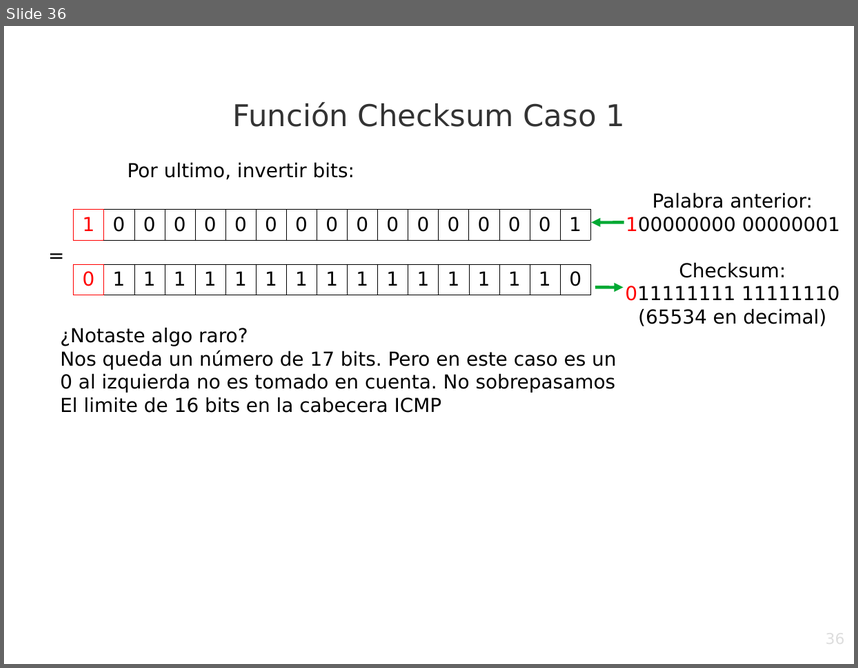
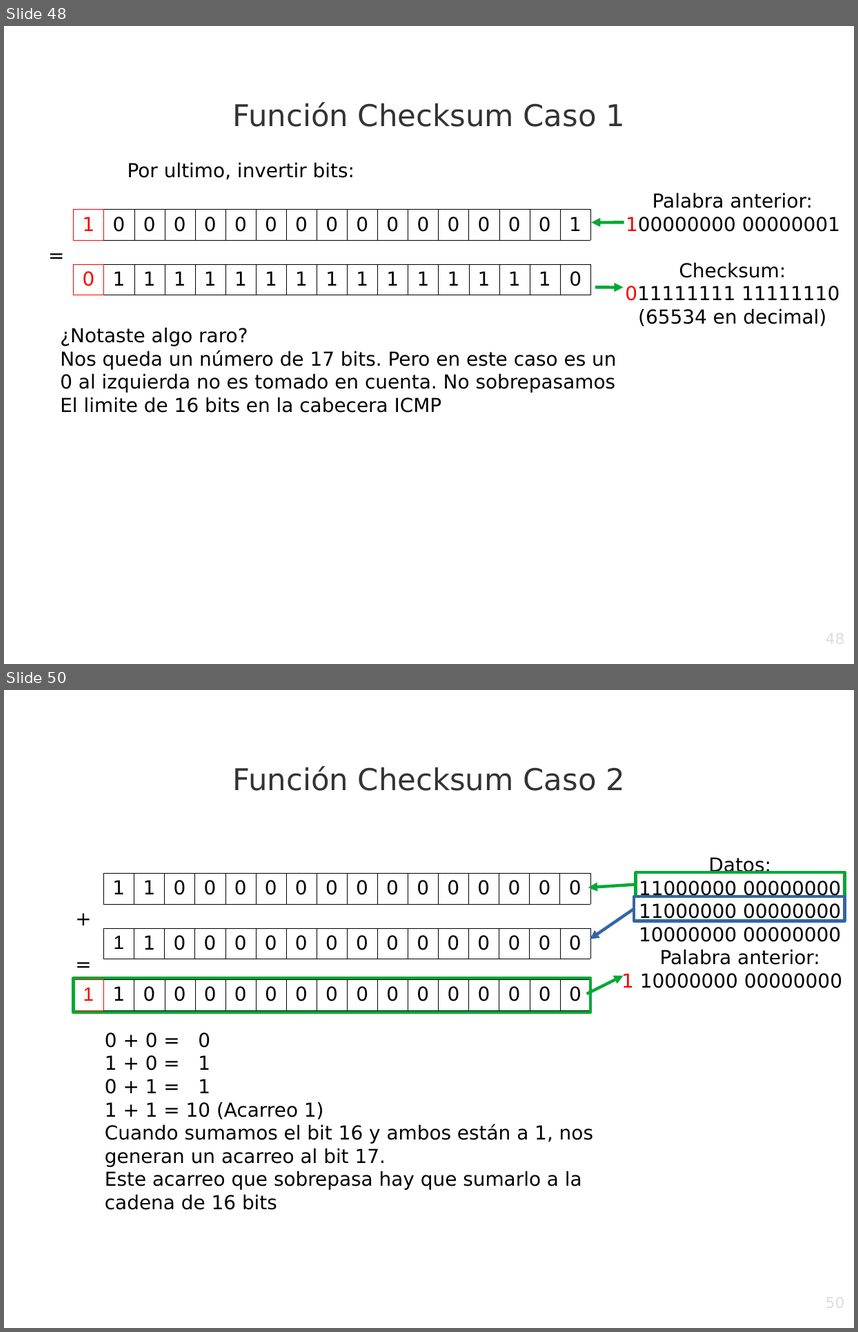
Before and after one commit to srealmoreno/Python, a slide deck: PING/ping.odp. Shown one above the other, each under a label of ours: slide 36 before the commit, slides 48 and 50 after it; the slides between them are not shown. The pictures are 858x668 and 858x1332 pixels, drawn with LibreOffice and Linux fonts; fonts in the diff are those of the drawing; background and template pictures are left out. Boxes give left, top, right and bottom in pixels: in the first picture for what was removed or moved away, otherwise in the second. Text is boxed around its words. In the diff, an @@ line names an element or a change of style, - is before the commit and + after.

```diff
--- a/PING/ping.odp
+++ b/PING/ping.odp
@@ slide 50 added at (4, 690, 854, 1328), background picture (left out) @@
@@ text added at (233, 766, 625, 791), 28 pt, text #333333 @@
+Función Checksum Caso 2
@@ table added at (103, 873, 586, 904), 1 rows, 16 columns @@
+1 | 1 | 0 | 0 | 0 | 0 | 0 | 0 | 0 | 0 | 0 | 0 | 0 | 0 | 0 | 0
@@ text added at (622, 857, 842, 988), 18 pt, text #000000 @@
+Datos:
+11000000 00000000
+11000000 00000000
+10000000 00000000
+Palabra anterior:
+1 10000000 00000000
@@ rectangle added at (636, 872, 845, 896), outline #00A933 2.83 pt @@
@@ arrow added from (636, 885) to (588, 887), #00A933 2.83 pt @@
@@ text added at (68, 903, 100, 934), 18 pt, text #000000 @@
++
@@ arrow added from (634, 908) to (590, 939), #3465A4 2.83 pt @@
@@ rectangle added at (634, 897, 845, 920), outline #3465A4 2.83 pt @@
@@ table added at (103, 927, 586, 958), 1 rows, 16 columns @@
+1 | 1 | 0 | 0 | 0 | 0 | 0 | 0 | 0 | 0 | 0 | 0 | 0 | 0 | 0 | 0
@@ text added at (68, 949, 100, 979), 18 pt, text #000000 @@
+=
@@ table added at (74, 979, 586, 1010), 1 rows, 17 columns @@
+1 | 1 | 0 | 0 | 0 | 0 | 0 | 0 | 0 | 0 | 0 | 0 | 0 | 0 | 0 | 0 | 0
@@ rectangle added at (74, 978, 591, 1012), outline #00A933 2.83 pt @@
@@ arrow added from (587, 994) to (624, 976), #00A933 2.83 pt @@
@@ text added at (105, 1032, 593, 1210), 18 pt, text #000000 @@
+0 + 0 = 0
+1 + 0 = 1
+0 + 1 = 1
+1 + 1 = 10 (Acarreo 1)
+Cuando sumamos el bit 16 y ambos están a 1, nos generan un acarreo al bit 17.
+Este acarreo que sobrepasa hay que sumarlo a la cadena de 16 bits
@@ page number added at (647, 1293, 846, 1328), 14 pt, text #DDDDDD @@
+50
@@ what was slide 36 is now slide 48 @@
@@ page number at (647, 629, 846, 664): text changed @@
-36
+48
```
Also in this commit, not shown: 2 slides changed, 59 other slides added, 3 slides removed, 2 other files.
